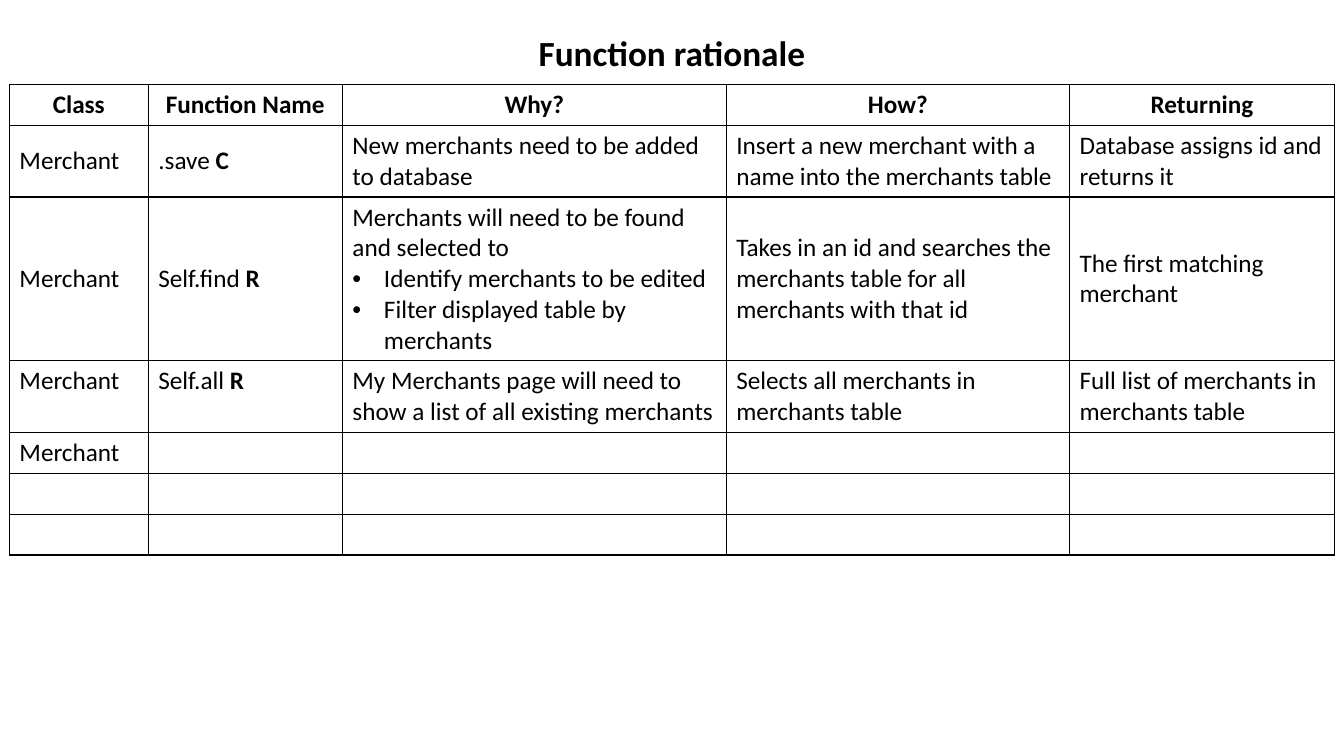
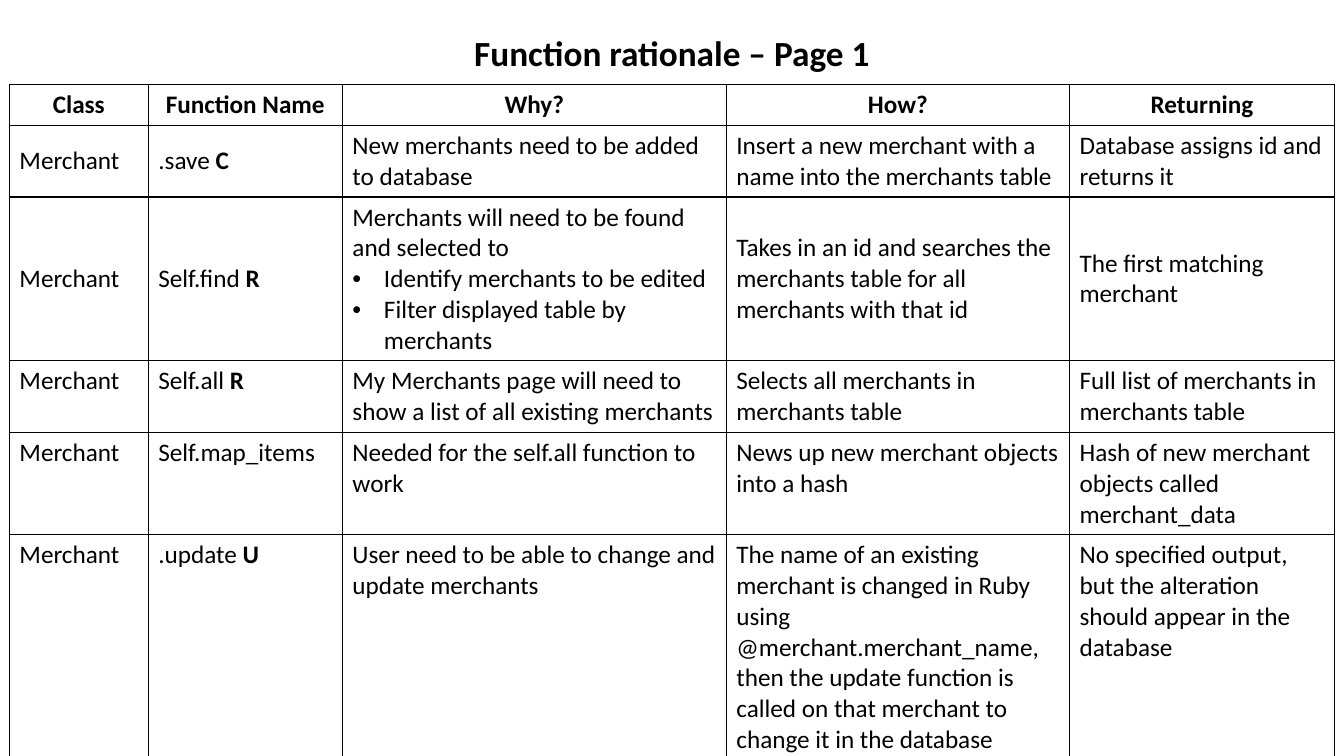
Before and after one commit to catf62/Budgee, a slide deck: slide 12 of Plans_Project_Management/Budget_App_Plan_08Nov2018.pptx. Drawn at 1344x756 pixels with LibreOffice and Linux fonts; fonts in the diff are those of the drawing. Boxes give left, top, right and bottom in pixels: in the first picture for what was removed or moved away, otherwise in the second. Text is boxed around its words. In the diff, an @@ line names an element or a change of style, - is before the commit and + after.

Commit message:
delete and delete_all methods added to merchant class

```diff
--- a/Plans_Project_Management/Budget_App_Plan_08Nov2018.pptx
+++ b/Plans_Project_Management/Budget_App_Plan_08Nov2018.pptx
@@ title at [474,41,870,72]: text changed @@
-Function rationale
+Function rationale – Page 1
@@ table at [9,85,1335,756] @@
-row 5: Merchant |  |  |  | 
-row 6:  |  |  |  | 
-row 7:  |  |  |  | 
+row 5: Merchant | Self.map_items | Needed for the self.all function to work | News up new merchant objects into a hash | Hash of new merchant objects called merchant_data
+row 6: Merchant | .update U | User need to be able to change and update merchants | The name of an existing merchant is changed in Ruby using @merchant.merchant_name, then the update function is called on that merchant to change it in the database | No specified output, but the alteration should appear in the database
```
Also in this commit, not shown: 1 slide added, 2 other files.
